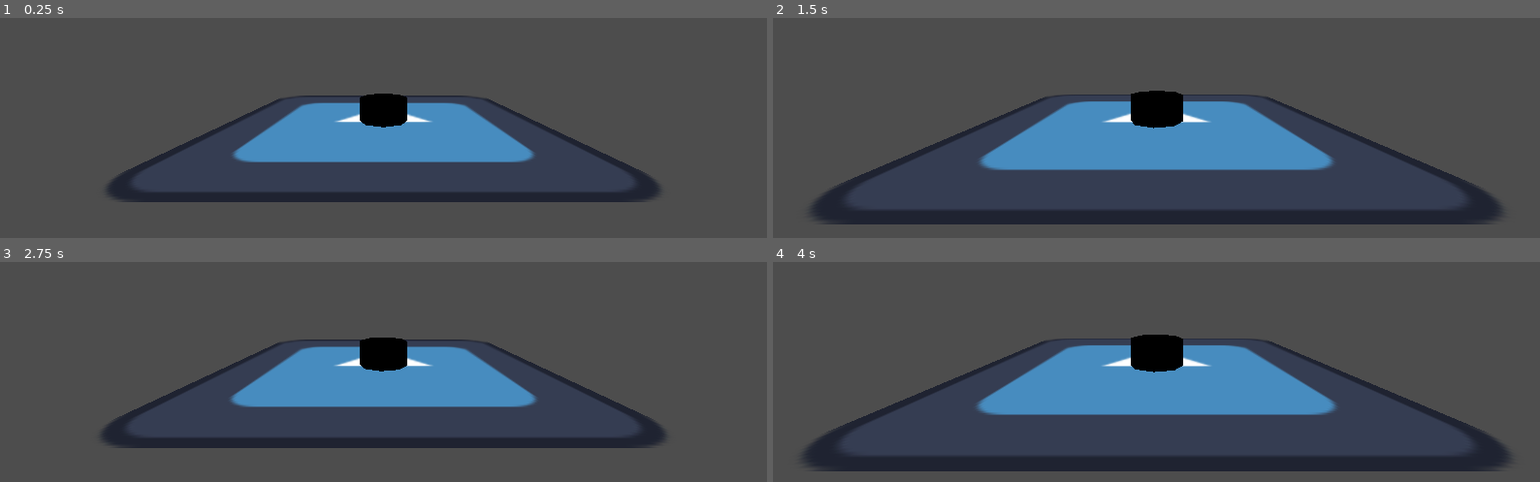
Above: before the commit, frames 1-4 (two rows, left to right).
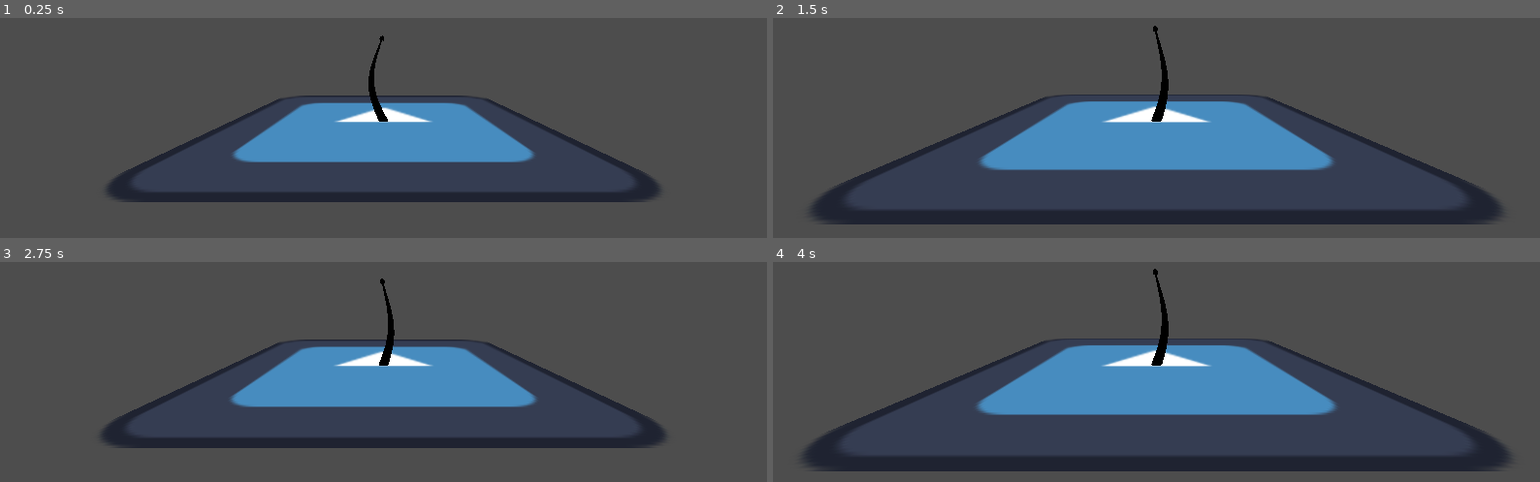
Above: after the commit, the same moments.

Repository: jcovar9/FlowerGenerator
Game: Godot game, scene res://main_scene.tscn
Two runs of this game, one before a commit and one after it. Both use one fixed random seed, a clock stepped at 60 frames per second and the inputs below. The engine's default icon, where the game draws it, is replaced by a stand-in: a white triangle on a blue panel in a dark square.
Inputs (mouse positions are in pixels of both pictures, inside the frame that each line leads up to):
- Up to frame 1 (0.25 s): no input
- Up to frame 2 (1.5 s): tap Enter at 0.5 s; move the mouse to (1325, 26) at 0.52 s; press the mouse at (1325, 26) at 0.53 s; tap Space at 1.25 s; move the mouse to (1003, 70) at 1.27 s; release the mouse at (1003, 70) at 1.28 s; tap Mouse wheel up (ZoomIn) at 1.35 s
- Up to frame 3 (2.75 s): tap Enter at 2 s; move the mouse to (outside the picture) at 2.02 s; tap Mouse wheel down (ZoomOut) at 2.1 s
- Up to frame 4 (4 s): tap Space at 2.75 s; move the mouse to (1118, 380) at 2.77 s; click (1118, 380) at 2.85 s; tap Enter at 3.5 s; move the mouse to (1386, 358) at 3.52 s; tap Mouse wheel up (ZoomIn) at 3.6 s

The runs differ from the first frame. In frame 1, 0.9% of the frame differs, in the area x 46-54%, y 7-50%; in frame 2, 1.1%; in frame 3, 0.9%; in frame 4, 1.1%, in the area x 46-54%, y 3-51%.

Commit message:
Stem and Flower_head should be positioned and rotated correctly

Diff:
--- a/Scripts/FlowerBuilder.gd
+++ b/Scripts/FlowerBuilder.gd
@@ -4,26 +4,27 @@
 @export var seed : int = 0:
 	set(new_seed):
 		seed = new_seed
-		rng.set_seed(seed)
-		stem_object.queue_free()
-		stem_object = stem.new(stem_shader, rng, Vector3.ZERO, Vector3.UP)
-		add_child(stem_object)
+		root_stem.queue_free()
+		create_root_stem()
 
 @export
 var stem_shader : Shader
-var stem_object : stem
+var root_stem : stem
+
+@export
+var flower_head_shader : Shader
+
 var rng := RandomNumberGenerator.new()
-@export
-var flower_shader : Shader
-#var flower : flower_head
 
 # Called when the node enters the scene tree for the first time.
 func _ready() -> void:
+	create_root_stem()
+
+func create_root_stem() -> void:
 	rng.set_seed(seed)
-	stem_object = stem.new(stem_shader, rng, Vector3.ZERO, Vector3.UP)
-	add_child(stem_object)
-	#flower = flower_head.new(flower_shader, rng, stem_object)
-	#add_child(flower)
+	root_stem = stem.new(stem_shader, flower_head_shader, rng, Vector3.ZERO, Vector3(0,1,0))
+	add_child(root_stem)
+	root_stem.rotate_x(deg_to_rad(90))
 
 # Called every frame. 'delta' is the elapsed time since the previous frame.
 func _process(delta: float) -> void:
--- a/Scripts/flower_head.gd
+++ b/Scripts/flower_head.gd
@@ -2,10 +2,11 @@
 extends Node3D
 
 var rng : RandomNumberGenerator
-var stem_object : stem
 var flower_head_mesh := MeshInstance3D.new()
+var position_vec : Vector3
+var look_at_target : Vector3
 
-func set_flower_head(flower_head_shader:Shader) -> void:
+func _init(flower_head_shader:Shader, rng:RandomNumberGenerator, offset:Vector3, look_at_target:Vector3) -> void:
 	flower_head_mesh.mesh = SphereMesh.new()
 	flower_head_mesh.mesh.is_hemisphere = true
 	flower_head_mesh.mesh.material = ShaderMaterial.new()
@@ -13,23 +14,12 @@
 	flower_head_mesh.rotate_x(deg_to_rad(-90))
 	flower_head_mesh.scale = Vector3(0.1, 0.1, 0.1)
 	add_child(flower_head_mesh)
+	self.rng = rng
+	position = offset
+	self.look_at_target = look_at_target
 
-func _init(flower_head_shader:Shader, new_rng:RandomNumberGenerator, new_stem:stem) -> void:
-	set_flower_head(flower_head_shader)
-	rng = new_rng
-	stem_object = new_stem
-
-#func update_pos_and_rot() -> void:
-	#position = Vector3.ZERO
-	#look_at(stem_object.get_stem_tip_dir())
-	#position = stem_object.get_stem_tip()
 
 func _ready() -> void:
-	#update_pos_and_rot()
+	look_at(look_at_target)
+	print(look_at_target)
 	pass
-
-
-class flower_petal extends Node3D:
-	var petal_mesh := MeshInstance3D.new()
-	func _init() -> void:
-		pass
--- a/Scripts/stem.gd
+++ b/Scripts/stem.gd
@@ -2,55 +2,59 @@
 extends Node3D
 
 var stem_mesh := MeshInstance3D.new()
+var flower : flower_head
+var flower_head_shader : Shader
 var pointing_towards : Vector3
 
+var rng:RandomNumberGenerator
 var height : float
 var start_radius : float
 var end_radius : float
 var xcurve : Array
 var zcurve : Array
 
-func _init(stem_shader:Shader, rng:RandomNumberGenerator, pos:Vector3, point_towards:Vector3) -> void:
+func _init(stem_shader:Shader, flower_shader:Shader, rng:RandomNumberGenerator, offset:Vector3, point_towards:Vector3) -> void:
 	stem_mesh.mesh = TubeTrailMesh.new()
 	stem_mesh.mesh.material = ShaderMaterial.new()
-	#stem_mesh.mesh.material.shader = stem_shader
+	stem_mesh.mesh.material.shader = stem_shader
+	self.flower_head_shader = flower_shader
+	self.rng = rng
+	set_rng_values()
+	set_shader_values()
+	stem_mesh.rotate_x(deg_to_rad(-90))  # align mesh with stem node's forward direction
+	add_child(stem_mesh)
+	position = offset
+	pointing_towards = point_towards
+
+func set_rng_values() -> void:
 	xcurve = [rng.randf_range(-3.0, 3.0), rng.randf_range(-3.0, 3.0), rng.randf_range(-3.0, 3.0)]
 	zcurve = [rng.randf_range(-3.0, 3.0), rng.randf_range(-3.0, 3.0), rng.randf_range(-3.0, 3.0)]
 	height = rng.randf_range(1.0, 2.0)
 	start_radius = rng.randf_range(0.05, 0.15)
 	end_radius = rng.randf_range(0.015, 0.025)
+
+func set_shader_values() -> void:
 	stem_mesh.mesh.material.set_shader_parameter("xcurve", xcurve)
 	stem_mesh.mesh.material.set_shader_parameter("zcurve", zcurve)
 	stem_mesh.mesh.material.set_shader_parameter("height", height)
 	stem_mesh.mesh.material.set_shader_parameter("startRadius", start_radius)
 	stem_mesh.mesh.material.set_shader_parameter("endRadius", end_radius)
-	stem_mesh.rotate_x(deg_to_rad(-90))
-	rotate_x(deg_to_rad(90))
-	add_child(stem_mesh)
-	position = pos
-	pointing_towards = point_towards
-
-func get_curve_tip() -> Vector3:
-	var stem_tip_x := get_curve_value(xcurve, height)
-	var stem_tip_z := get_curve_value(zcurve, height)
-	var stem_tip := Vector3(stem_tip_x, height, stem_tip_z)
-	var stem_tip_rotated := stem_tip.rotated(Vector3(1,0,0), stem_tip.angle_to(pointing_towards))
-	return stem_tip_rotated
-
-func get_next_curve_pos() -> Vector3:
-	var stem_tip_x := get_curve_value(xcurve, height)
-	var stem_tip_z := get_curve_value(zcurve, height)
-	var stem_tip := Vector3(stem_tip_x, height, stem_tip_z)
-
-	var stem_tip_x_offset := get_curve_value(xcurve, height - 0.01)
-	var stem_tip_z_offset := get_curve_value(zcurve, height - 0.01)
-	var stem_tip_offset := Vector3(stem_tip_x_offset, height - 0.01, stem_tip_z_offset)
-
-	var dir := stem_tip - stem_tip_offset
-	return dir.normalized()
 
 func get_curve_value(curve:Array, y_value:float) -> float:
 	return (sin(y_value * curve[0]) + sin(y_value * curve[1]) + sin(y_value * curve[2])) * 0.1
 
+# Gets the position of the stem at a y_value if mesh is pointing up
+func get_stem_pos(y_value:float) -> Vector3:
+	var stem_tip_x := get_curve_value(xcurve, y_value)
+	var stem_tip_z := get_curve_value(zcurve, y_value)
+	return Vector3(stem_tip_x, y_value, stem_tip_z)
+
+# Gets the position of the stem at y_value in stem local space
+func get_local_stem_pos(y_value:float) -> Vector3:
+	var stem_pos : Vector3 = get_stem_pos(y_value)
+	return stem_pos.rotated(Vector3.RIGHT, deg_to_rad(-90))
+
 func _ready() -> void:
-	pass
+	#look_at(pointing_towards)
+	flower = flower_head.new(flower_head_shader, rng, get_local_stem_pos(height), to_global(get_local_stem_pos(height + 0.01)))
+	add_child(flower)
--- a/Shaders/flower_shader.gdshader
+++ b/Shaders/flower_shader.gdshader
@@ -1,7 +1,5 @@
 shader_type spatial;
 
-uniform vec3 position;
-uniform vec3 angle;
 
 //vec2 rotateZ(float x, float y, float rotation) {
 	//float sinRot = sin(rotation);
--- a/main_scene.tscn
+++ b/main_scene.tscn
@@ -21,4 +21,10 @@
 [node name="FlowerBuilder" type="Node3D" parent="."]
 script = ExtResource("3_32hd4")
 stem_shader = ExtResource("4_mn17e")
-flower_shader = ExtResource("5_nes7o")
+flower_head_shader = ExtResource("5_nes7o")
+
+[node name="look_at_target" type="Marker3D" parent="."]
+transform = Transform3D(1, 0, 0, 0, 1, 0, 0, 0, 1, 0.799, 0.84, -1.691)
+
+[node name="look_at_target2" type="Marker3D" parent="."]
+transform = Transform3D(1, 0, 0, 0, 1, 0, 0, 0, 1, -0.1, -0.078, -1.351)
--- a/project.godot
+++ b/project.godot
@@ -14,6 +14,10 @@
 run/main_scene="res://main_scene.tscn"
 config/features=PackedStringArray("4.3", "Mobile")
 config/icon="res://icon.svg"
+
+[dotnet]
+
+project/assembly_name="Kennis_Flower_Generator"
 
 [input]
 
